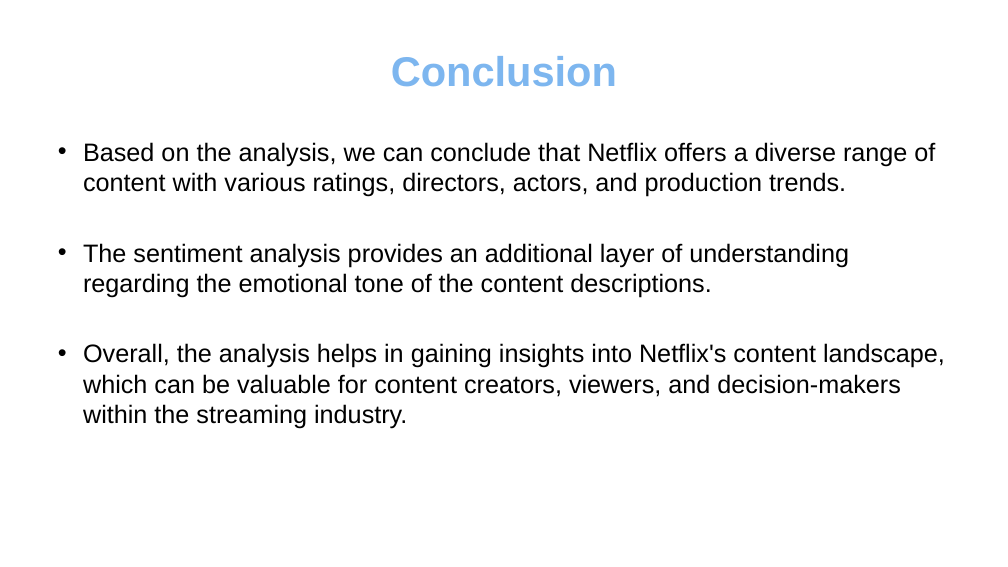
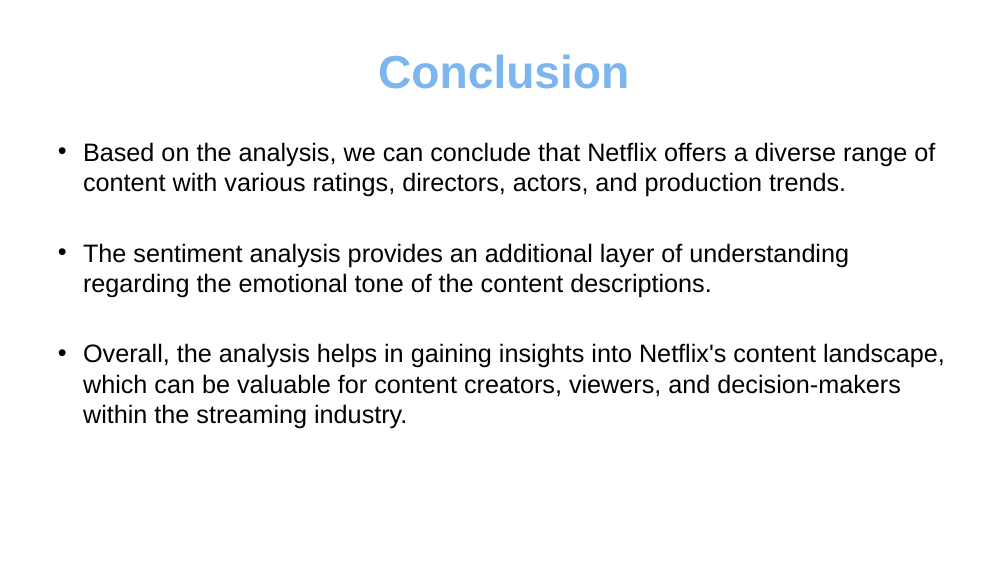
Before and after one commit to A2b0i04/Abirami.A-, a slide deck: slide 11 of Netflix Movies and TV Shows.pptx. Drawn at 1008x567 pixels with LibreOffice and Linux fonts; fonts in the diff are those of the drawing; background and template pictures are left out. Boxes give left, top, right and bottom in pixels: in the first picture for what was removed or moved away, otherwise in the second. Text is boxed around its words. In the diff, an @@ line names an element or a change of style, - is before the commit and + after.

```diff
--- a/Netflix Movies and TV Shows.pptx
+++ b/Netflix Movies and TV Shows.pptx
@@ title "Conclusion" at (378, 54, 629, 89): size 39.6 to 44 pt @@
```
Also in this commit, not shown: 7 other slides changed.
